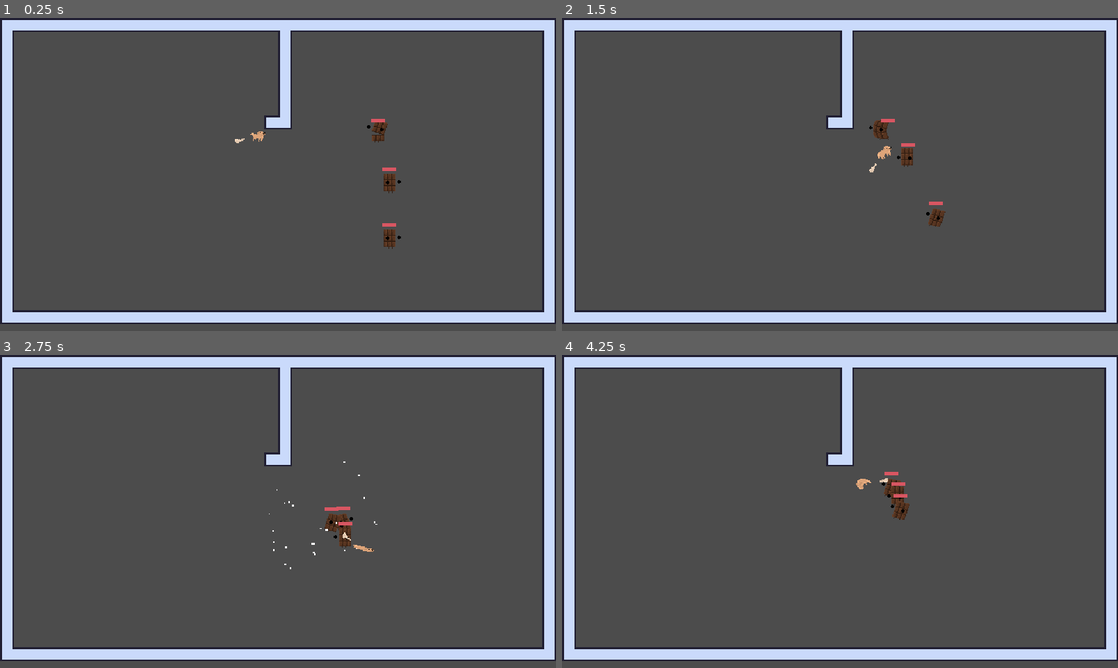
Above: before the commit, frames 1-4 (two rows, left to right).
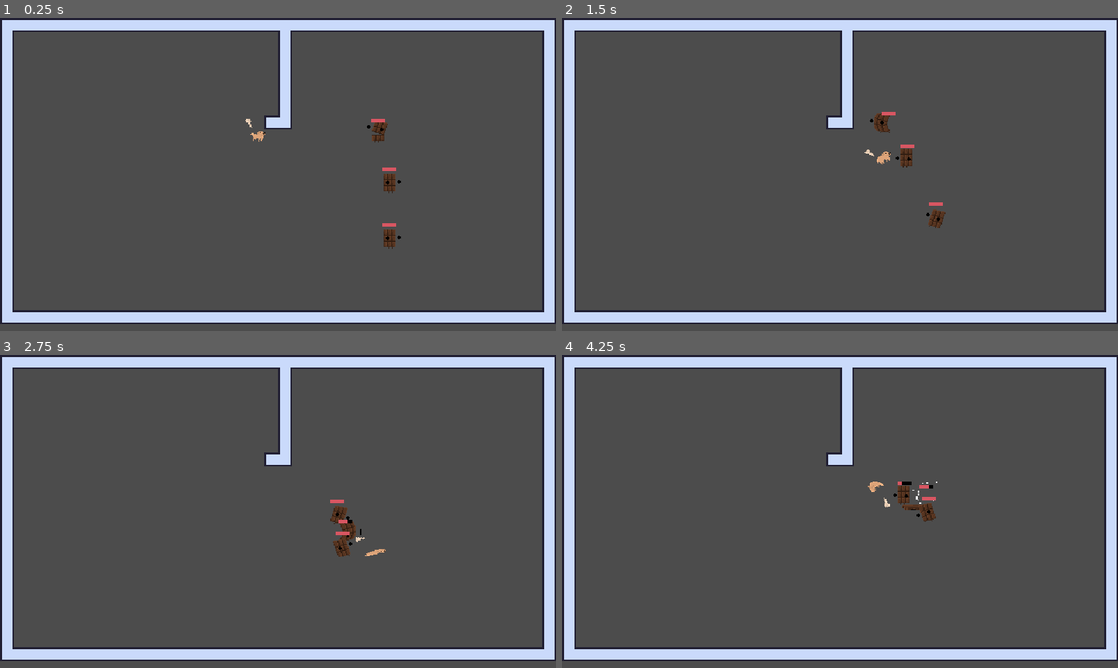
Above: after the commit, the same moments.

Repository: 3k2ng/dog-puff-pensive
Game: Godot game, scene res://scenes/demo_tung.tscn
Same seed, same stepped clock (60 frames per second), same inputs: the game is played once before the commit and once after it. The project has no main scene, so this scene is started directly.
Inputs (mouse positions are in pixels of both pictures, inside the frame that each line leads up to):
- Up to frame 1 (0.25 s): no input
- Up to frame 2 (1.5 s): move the mouse to (962, 158) at 0.52 s; hold D (move_right) 0.53-1.28 s; right-click (962, 158) at 0.6 s; move the mouse to (728, 190) at 1.27 s; hold S (move_down) from 1.28 s (still down); right-click (728, 190) at 1.35 s
- Up to frame 3 (2.75 s): move the mouse to (333, 442) at 2.02 s; release S (move_down) at 2.03 s; hold D (move_right) from 2.03 s (still down); click (333, 442) at 2.1 s; right-click (333, 442) at 2.3 s
- Up to frame 4 (4.25 s): move the mouse to (812, 574) at 2.77 s; release D (move_right) at 2.78 s; hold W (move_up) 2.78-3.53 s; right-click (812, 574) at 2.85 s; move the mouse to (1006, 558) at 3.52 s; hold A (move_left) from 3.53 s (still down); right-click (1006, 558) at 3.6 s

The runs differ from the first frame. In frame 1, less than 0.1% of the frame differs, in the area x 42-46%, y 32-40%; in frame 2, 0.5%; in frame 3, 0.6%; in frame 4, 0.8%, in the area x 52-68%, y 37-54%.

Commit message:
Added running upwards animation to player

Diff:
--- a/objects/player.tscn
+++ b/objects/player.tscn
@@ -7,6 +7,8 @@
 [ext_resource path="res://sprites/dog/dog roll.png" type="Texture" id=5]
 [ext_resource path="res://sprites/dog/dog run.png" type="Texture" id=6]
 [ext_resource path="res://sprites/dog/dog idle.png" type="Texture" id=7]
+[ext_resource path="res://sprites/dog/dog up run.png" type="Texture" id=8]
+[ext_resource path="res://sprites/dog/dog up roll.png" type="Texture" id=9]
 
 [sub_resource type="CapsuleShape2D" id=4]
 radius = 6.0
@@ -71,7 +73,7 @@
 "times": PoolRealArray( 0 )
 }
 tracks/5/type = "value"
-tracks/5/path = NodePath("Sprite:hframes")
+tracks/5/path = NodePath("Sprite:vframes")
 tracks/5/interp = 1
 tracks/5/loop_wrap = true
 tracks/5/imported = false
@@ -83,7 +85,7 @@
 "values": [ 1 ]
 }
 tracks/6/type = "value"
-tracks/6/path = NodePath("Sprite:vframes")
+tracks/6/path = NodePath("Sprite:hframes")
 tracks/6/interp = 1
 tracks/6/loop_wrap = true
 tracks/6/imported = false
@@ -95,7 +97,7 @@
 "values": [ 1 ]
 }
 tracks/7/type = "value"
-tracks/7/path = NodePath("physicsBox:position")
+tracks/7/path = NodePath("Sprite:frame")
 tracks/7/interp = 1
 tracks/7/loop_wrap = true
 tracks/7/imported = false
@@ -104,10 +106,10 @@
 "times": PoolRealArray( 0 ),
 "transitions": PoolRealArray( 1 ),
 "update": 0,
-"values": [ Vector2( 0, 2 ) ]
+"values": [ 0 ]
 }
 tracks/8/type = "value"
-tracks/8/path = NodePath("physicsBox:rotation_degrees")
+tracks/8/path = NodePath("physicsBox:position")
 tracks/8/interp = 1
 tracks/8/loop_wrap = true
 tracks/8/imported = false
@@ -116,10 +118,10 @@
 "times": PoolRealArray( 0 ),
 "transitions": PoolRealArray( 1 ),
 "update": 0,
-"values": [ 90.0002 ]
+"values": [ Vector2( 0, 2 ) ]
 }
 tracks/9/type = "value"
-tracks/9/path = NodePath("physicsBox:disabled")
+tracks/9/path = NodePath("physicsBox:rotation_degrees")
 tracks/9/interp = 1
 tracks/9/loop_wrap = true
 tracks/9/imported = false
@@ -128,10 +130,10 @@
 "times": PoolRealArray( 0 ),
 "transitions": PoolRealArray( 1 ),
 "update": 0,
-"values": [ false ]
+"values": [ 90.0002 ]
 }
 tracks/10/type = "value"
-tracks/10/path = NodePath("Sprite:frame")
+tracks/10/path = NodePath("physicsBox:disabled")
 tracks/10/interp = 1
 tracks/10/loop_wrap = true
 tracks/10/imported = false
@@ -140,7 +142,7 @@
 "times": PoolRealArray( 0 ),
 "transitions": PoolRealArray( 1 ),
 "update": 0,
-"values": [ 0 ]
+"values": [ false ]
 }
 
 [sub_resource type="Animation" id=3]
@@ -170,6 +172,105 @@
 "values": [  ]
 }
 tracks/2/type = "value"
+tracks/2/path = NodePath("Sprite:vframes")
+tracks/2/interp = 1
+tracks/2/loop_wrap = true
+tracks/2/imported = false
+tracks/2/enabled = true
+tracks/2/keys = {
+"times": PoolRealArray( 0 ),
+"transitions": PoolRealArray( 1 ),
+"update": 1,
+"values": [ 4 ]
+}
+tracks/3/type = "value"
+tracks/3/path = NodePath("Sprite:hframes")
+tracks/3/interp = 1
+tracks/3/loop_wrap = true
+tracks/3/imported = false
+tracks/3/enabled = true
+tracks/3/keys = {
+"times": PoolRealArray( 0 ),
+"transitions": PoolRealArray( 1 ),
+"update": 1,
+"values": [ 3 ]
+}
+tracks/4/type = "value"
+tracks/4/path = NodePath("Sprite:frame")
+tracks/4/interp = 1
+tracks/4/loop_wrap = true
+tracks/4/imported = false
+tracks/4/enabled = true
+tracks/4/keys = {
+"times": PoolRealArray( 0, 0.1, 0.2, 0.3, 0.4, 0.5, 0.6, 0.7, 0.8, 0.9 ),
+"transitions": PoolRealArray( 1, 1, 1, 1, 1, 1, 1, 1, 1, 1 ),
+"update": 1,
+"values": [ 0, 1, 2, 3, 4, 5, 6, 7, 8, 9 ]
+}
+tracks/5/type = "value"
+tracks/5/path = NodePath("physicsBox:position")
+tracks/5/interp = 1
+tracks/5/loop_wrap = true
+tracks/5/imported = false
+tracks/5/enabled = true
+tracks/5/keys = {
+"times": PoolRealArray( 1 ),
+"transitions": PoolRealArray( 1 ),
+"update": 0,
+"values": [ Vector2( 0, 2 ) ]
+}
+tracks/6/type = "value"
+tracks/6/path = NodePath("physicsBox:rotation_degrees")
+tracks/6/interp = 1
+tracks/6/loop_wrap = true
+tracks/6/imported = false
+tracks/6/enabled = true
+tracks/6/keys = {
+"times": PoolRealArray( 1 ),
+"transitions": PoolRealArray( 1 ),
+"update": 0,
+"values": [ 90.0002 ]
+}
+tracks/7/type = "value"
+tracks/7/path = NodePath("physicsBox:disabled")
+tracks/7/interp = 1
+tracks/7/loop_wrap = true
+tracks/7/imported = false
+tracks/7/enabled = true
+tracks/7/keys = {
+"times": PoolRealArray( 0, 0.2, 0.6, 0.7 ),
+"transitions": PoolRealArray( 1, 1, 1, 1 ),
+"update": 1,
+"values": [ false, true, true, false ]
+}
+
+[sub_resource type="Animation" id=13]
+resource_name = "dodge_roll_up"
+tracks/0/type = "value"
+tracks/0/path = NodePath("Sprite:hframes")
+tracks/0/interp = 1
+tracks/0/loop_wrap = true
+tracks/0/imported = false
+tracks/0/enabled = true
+tracks/0/keys = {
+"times": PoolRealArray( 0 ),
+"transitions": PoolRealArray( 1 ),
+"update": 1,
+"values": [ 3 ]
+}
+tracks/1/type = "value"
+tracks/1/path = NodePath("Sprite:vframes")
+tracks/1/interp = 1
+tracks/1/loop_wrap = true
+tracks/1/imported = false
+tracks/1/enabled = true
+tracks/1/keys = {
+"times": PoolRealArray( 0 ),
+"transitions": PoolRealArray( 1 ),
+"update": 1,
+"values": [ 4 ]
+}
+tracks/2/type = "value"
 tracks/2/path = NodePath("Sprite:frame")
 tracks/2/interp = 1
 tracks/2/loop_wrap = true
@@ -182,7 +283,7 @@
 "values": [ 0, 1, 2, 3, 4, 5, 6, 7, 8, 9 ]
 }
 tracks/3/type = "value"
-tracks/3/path = NodePath("Sprite:vframes")
+tracks/3/path = NodePath("Sprite:texture")
 tracks/3/interp = 1
 tracks/3/loop_wrap = true
 tracks/3/imported = false
@@ -191,55 +292,19 @@
 "times": PoolRealArray( 0 ),
 "transitions": PoolRealArray( 1 ),
 "update": 1,
-"values": [ 4 ]
+"values": [ ExtResource( 9 ) ]
 }
 tracks/4/type = "value"
-tracks/4/path = NodePath("Sprite:hframes")
+tracks/4/path = NodePath("physicsBox:disabled")
 tracks/4/interp = 1
 tracks/4/loop_wrap = true
 tracks/4/imported = false
 tracks/4/enabled = true
 tracks/4/keys = {
-"times": PoolRealArray( 0 ),
-"transitions": PoolRealArray( 1 ),
-"update": 1,
-"values": [ 3 ]
-}
-tracks/5/type = "value"
-tracks/5/path = NodePath("physicsBox:position")
-tracks/5/interp = 1
-tracks/5/loop_wrap = true
-tracks/5/imported = false
-tracks/5/enabled = true
-tracks/5/keys = {
-"times": PoolRealArray( 0.9 ),
-"transitions": PoolRealArray( 1 ),
-"update": 0,
-"values": [ Vector2( 0, 2 ) ]
-}
-tracks/6/type = "value"
-tracks/6/path = NodePath("physicsBox:rotation_degrees")
-tracks/6/interp = 1
-tracks/6/loop_wrap = true
-tracks/6/imported = false
-tracks/6/enabled = true
-tracks/6/keys = {
-"times": PoolRealArray( 0.9 ),
-"transitions": PoolRealArray( 1 ),
-"update": 0,
-"values": [ 90.0002 ]
-}
-tracks/7/type = "value"
-tracks/7/path = NodePath("physicsBox:disabled")
-tracks/7/interp = 1
-tracks/7/loop_wrap = true
-tracks/7/imported = false
-tracks/7/enabled = true
-tracks/7/keys = {
-"times": PoolRealArray( 0, 0.2, 0.7, 0.8 ),
-"transitions": PoolRealArray( 1, 1, 1, 1 ),
-"update": 1,
-"values": [ false, true, true, false ]
+"times": PoolRealArray( 0, 0.2, 0.6, 0.7, 1 ),
+"transitions": PoolRealArray( 1, 1, 1, 1, 1 ),
+"update": 1,
+"values": [ false, true, true, false, false ]
 }
 
 [sub_resource type="Animation" id=11]
@@ -318,6 +383,58 @@
 "values": [ 1, 2 ]
 }
 
+[sub_resource type="Animation" id=14]
+resource_name = "dog_run_up"
+length = 0.45
+tracks/0/type = "value"
+tracks/0/path = NodePath("Sprite:hframes")
+tracks/0/interp = 1
+tracks/0/loop_wrap = true
+tracks/0/imported = false
+tracks/0/enabled = true
+tracks/0/keys = {
+"times": PoolRealArray( 0 ),
+"transitions": PoolRealArray( 1 ),
+"update": 1,
+"values": [ 2 ]
+}
+tracks/1/type = "value"
+tracks/1/path = NodePath("Sprite:vframes")
+tracks/1/interp = 1
+tracks/1/loop_wrap = true
+tracks/1/imported = false
+tracks/1/enabled = true
+tracks/1/keys = {
+"times": PoolRealArray( 0 ),
+"transitions": PoolRealArray( 1 ),
+"update": 1,
+"values": [ 3 ]
+}
+tracks/2/type = "value"
+tracks/2/path = NodePath("Sprite:frame")
+tracks/2/interp = 1
+tracks/2/loop_wrap = true
+tracks/2/imported = false
+tracks/2/enabled = true
+tracks/2/keys = {
+"times": PoolRealArray( 0, 0.1, 0.2, 0.3, 0.4 ),
+"transitions": PoolRealArray( 1, 1, 1, 1, 1 ),
+"update": 1,
+"values": [ 0, 1, 2, 3, 4 ]
+}
+tracks/3/type = "value"
+tracks/3/path = NodePath("Sprite:texture")
+tracks/3/interp = 1
+tracks/3/loop_wrap = true
+tracks/3/imported = false
+tracks/3/enabled = true
+tracks/3/keys = {
+"times": PoolRealArray( 0 ),
+"transitions": PoolRealArray( 1 ),
+"update": 1,
+"values": [ ExtResource( 8 ) ]
+}
+
 [sub_resource type="Animation" id=12]
 resource_name = "idle"
 length = 0.55
@@ -395,12 +512,13 @@
 }
 
 [sub_resource type="CapsuleShape2D" id=5]
-radius = 8.0
+radius = 8.61703
+height = 16.7652
 
 [sub_resource type="Animation" id=10]
 length = 0.001
 tracks/0/type = "value"
-tracks/0/path = NodePath("HitBox:disabled")
+tracks/0/path = NodePath("HitBox:position")
 tracks/0/interp = 1
 tracks/0/loop_wrap = true
 tracks/0/imported = false
@@ -409,7 +527,82 @@
 "times": PoolRealArray( 0 ),
 "transitions": PoolRealArray( 1 ),
 "update": 0,
+"values": [ Vector2( 14.6619, 9.90101 ) ]
+}
+tracks/1/type = "value"
+tracks/1/path = NodePath("Sprite:position")
+tracks/1/interp = 1
+tracks/1/loop_wrap = true
+tracks/1/imported = false
+tracks/1/enabled = true
+tracks/1/keys = {
+"times": PoolRealArray( 0 ),
+"transitions": PoolRealArray( 1 ),
+"update": 0,
+"values": [ Vector2( 6.06941, -0.402863 ) ]
+}
+tracks/2/type = "value"
+tracks/2/path = NodePath("Sprite:frame")
+tracks/2/interp = 1
+tracks/2/loop_wrap = true
+tracks/2/imported = false
+tracks/2/enabled = true
+tracks/2/keys = {
+"times": PoolRealArray( 0 ),
+"transitions": PoolRealArray( 1 ),
+"update": 1,
+"values": [ 0 ]
+}
+tracks/3/type = "value"
+tracks/3/path = NodePath("HitBox:disabled")
+tracks/3/interp = 1
+tracks/3/loop_wrap = true
+tracks/3/imported = false
+tracks/3/enabled = true
+tracks/3/keys = {
+"times": PoolRealArray( 0 ),
+"transitions": PoolRealArray( 1 ),
+"update": 0,
 "values": [ true ]
+}
+tracks/4/type = "value"
+tracks/4/path = NodePath("HitBox:rotation_degrees")
+tracks/4/interp = 1
+tracks/4/loop_wrap = true
+tracks/4/imported = false
+tracks/4/enabled = true
+tracks/4/keys = {
+"times": PoolRealArray( 0 ),
+"transitions": PoolRealArray( 1 ),
+"update": 0,
+"values": [ -41.8678 ]
+}
+tracks/5/type = "value"
+tracks/5/path = NodePath("Sprite:flip_v")
+tracks/5/interp = 1
+tracks/5/loop_wrap = true
+tracks/5/imported = false
+tracks/5/enabled = true
+tracks/5/keys = {
+"times": PoolRealArray( 0 ),
+"transitions": PoolRealArray( 1 ),
+"update": 0,
+"values": [ false ]
+}
+
+[sub_resource type="Animation" id=9]
+resource_name = "bone_melee"
+tracks/0/type = "value"
+tracks/0/path = NodePath("Sprite:position")
+tracks/0/interp = 1
+tracks/0/loop_wrap = true
+tracks/0/imported = false
+tracks/0/enabled = true
+tracks/0/keys = {
+"times": PoolRealArray( 0 ),
+"transitions": PoolRealArray( 1 ),
+"update": 0,
+"values": [ Vector2( 6.06941, -0.402863 ) ]
 }
 tracks/1/type = "value"
 tracks/1/path = NodePath("HitBox:rotation_degrees")
@@ -421,71 +614,55 @@
 "times": PoolRealArray( 0 ),
 "transitions": PoolRealArray( 1 ),
 "update": 0,
-"values": [ -41.8678 ]
+"values": [ -40.9627 ]
 }
 tracks/2/type = "value"
-tracks/2/path = NodePath("../Sprite:frame")
+tracks/2/path = NodePath("Sprite:frame")
 tracks/2/interp = 1
 tracks/2/loop_wrap = true
 tracks/2/imported = false
 tracks/2/enabled = true
 tracks/2/keys = {
-"times": PoolRealArray(  ),
-"transitions": PoolRealArray(  ),
-"update": 1,
-"values": [  ]
-}
-
-[sub_resource type="Animation" id=9]
-resource_name = "bone_melee"
-length = 0.5
-tracks/0/type = "value"
-tracks/0/path = NodePath("HitBox:position")
-tracks/0/interp = 1
-tracks/0/loop_wrap = true
-tracks/0/imported = false
-tracks/0/enabled = true
-tracks/0/keys = {
-"times": PoolRealArray( 0 ),
-"transitions": PoolRealArray( 1 ),
-"update": 0,
-"values": [ Vector2( 20.4401, -4.81671 ) ]
-}
-tracks/1/type = "value"
-tracks/1/path = NodePath("Sprite:frame")
-tracks/1/interp = 1
-tracks/1/loop_wrap = true
-tracks/1/imported = false
-tracks/1/enabled = true
-tracks/1/keys = {
-"times": PoolRealArray( 0, 0.4 ),
-"transitions": PoolRealArray( 1, 1 ),
-"update": 0,
-"values": [ 0, 4 ]
-}
-tracks/2/type = "value"
-tracks/2/path = NodePath("Sprite:flip_h")
-tracks/2/interp = 1
-tracks/2/loop_wrap = true
-tracks/2/imported = false
-tracks/2/enabled = true
-tracks/2/keys = {
-"times": PoolRealArray( 0 ),
-"transitions": PoolRealArray( 1 ),
-"update": 1,
-"values": [ false ]
+"times": PoolRealArray( 0, 0.1, 0.2, 0.3, 0.4, 0.5, 0.6, 0.7, 0.8, 0.9 ),
+"transitions": PoolRealArray( 1, 1, 1, 1, 1, 1, 1, 1, 1, 1 ),
+"update": 1,
+"values": [ 0, 1, 2, 3, 4, 0, 1, 2, 3, 4 ]
 }
 tracks/3/type = "value"
-tracks/3/path = NodePath("HitBox:disabled")
+tracks/3/path = NodePath("Sprite:flip_h")
 tracks/3/interp = 1
 tracks/3/loop_wrap = true
 tracks/3/imported = false
 tracks/3/enabled = true
 tracks/3/keys = {
-"times": PoolRealArray( 0, 0.2, 0.4 ),
+"times": PoolRealArray( 0 ),
+"transitions": PoolRealArray( 1 ),
+"update": 1,
+"values": [ false ]
+}
+tracks/4/type = "value"
+tracks/4/path = NodePath("HitBox:disabled")
+tracks/4/interp = 1
+tracks/4/loop_wrap = true
+tracks/4/imported = false
+tracks/4/enabled = true
+tracks/4/keys = {
+"times": PoolRealArray( 0.2, 0.3, 0.4, 0.6, 0.7, 0.8, 1 ),
+"transitions": PoolRealArray( 1, 1, 1, 1, 1, 1, 1 ),
+"update": 1,
+"values": [ false, false, true, true, false, false, true ]
+}
+tracks/5/type = "value"
+tracks/5/path = NodePath("Sprite:flip_v")
+tracks/5/interp = 1
+tracks/5/loop_wrap = true
+tracks/5/imported = false
+tracks/5/enabled = true
+tracks/5/keys = {
+"times": PoolRealArray( 0, 0.5, 1 ),
 "transitions": PoolRealArray( 1, 1, 1 ),
 "update": 1,
-"values": [ true, false, true ]
+"values": [ false, true, true ]
 }
 
 [node name="Player" type="KinematicBody2D"]
@@ -500,7 +677,9 @@
 [node name="PlayerAnimation" type="AnimationPlayer" parent="."]
 anims/RESET = SubResource( 2 )
 anims/dodge_roll = SubResource( 3 )
+anims/dodge_roll_up = SubResource( 13 )
 anims/dog_run = SubResource( 11 )
+anims/dog_run_up = SubResource( 14 )
 anims/idle = SubResource( 12 )
 
 [node name="Sprite" type="Sprite" parent="."]
@@ -510,7 +689,7 @@
 script = ExtResource( 2 )
 
 [node name="HitBox" type="CollisionShape2D" parent="MeleeArea"]
-position = Vector2( 20.4401, -4.81671 )
+position = Vector2( 14.6619, 9.90101 )
 rotation = -0.730731
 shape = SubResource( 5 )
 disabled = true
@@ -519,7 +698,6 @@
 position = Vector2( 6.06941, -0.402863 )
 texture = ExtResource( 3 )
 hframes = 5
-frame = 4
 
 [node name="BoneAnimation" type="AnimationPlayer" parent="MeleeArea"]
 anims/RESET = SubResource( 10 )
--- a/scripts/player_movement.gd
+++ b/scripts/player_movement.gd
@@ -28,6 +28,20 @@
 		$PlayerAnimation.play("dog_run")
 	elif velocity == Vector2.ZERO and $PlayerAnimation.current_animation != "dodge_roll":
 		$PlayerAnimation.play("idle")
+	elif velocity.y < 0 and $PlayerAnimation.current_animation != "dodge_roll":
+		if velocity.x < 0:
+			$Sprite.flip_h = true
+		else:
+			$Sprite.flip_h = false
+		$Sprite.flip_v = false
+		$PlayerAnimation.play("dog_run_up")
+	elif velocity.y > 0 and $PlayerAnimation.current_animation != "dodge_roll":
+		if velocity.x < 0:
+			$Sprite.flip_h = true
+		else:
+			$Sprite.flip_h = false
+		$Sprite.flip_v = true
+		$PlayerAnimation.play("dog_run_up")
 
 
 func damage_taken(direction: Vector2, damage: int):
Not shown: 1 places in objects/player.tscn that only renumber resources
